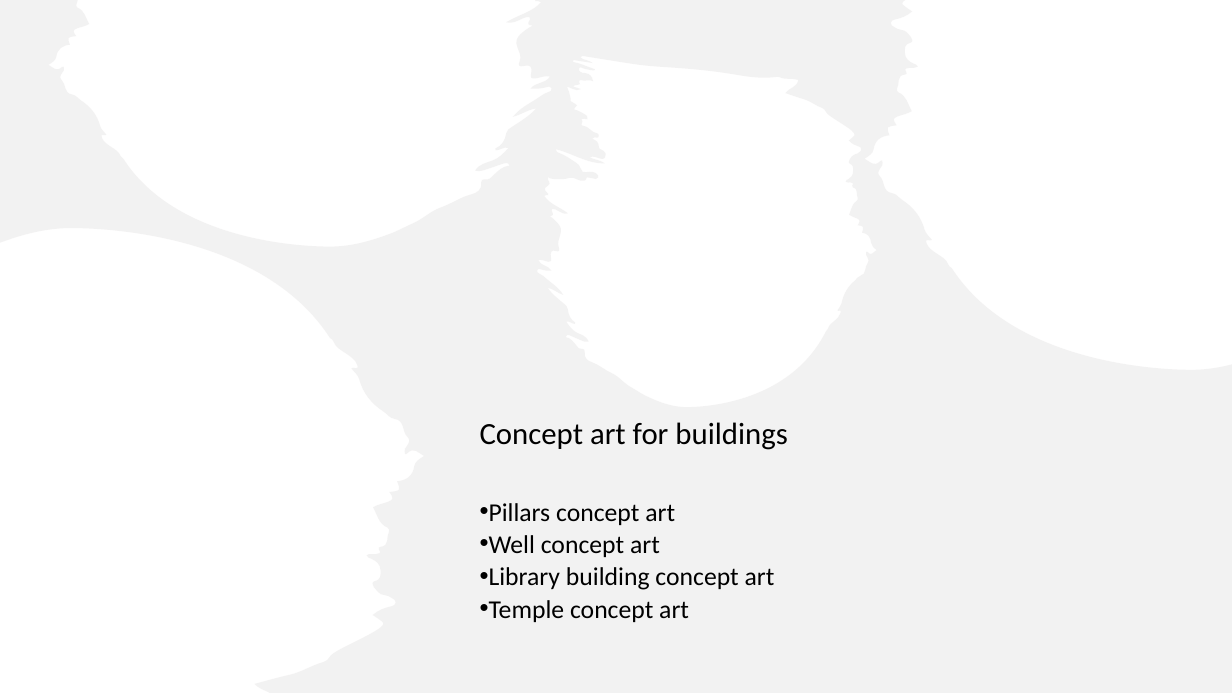
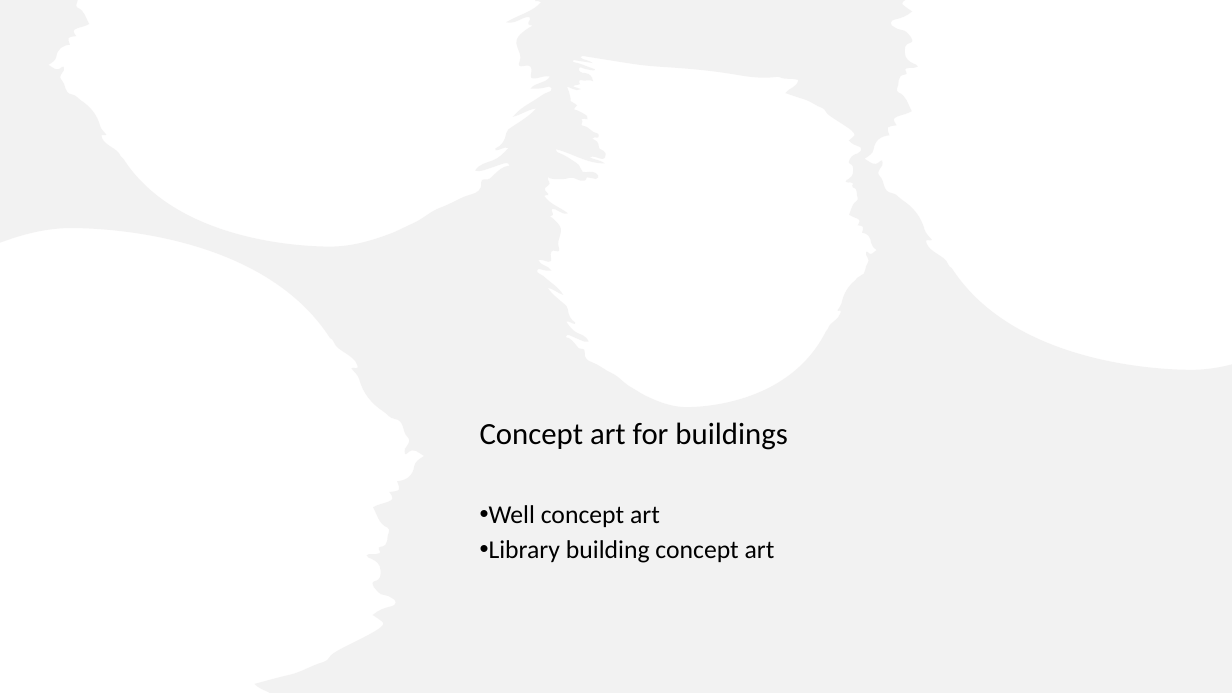
Before and after one commit to damola9162/prac-1-assessment, a slide deck: slide 2 of Assessment.pptx. Drawn at 1232x693 pixels with LibreOffice and Linux fonts; fonts in the diff are those of the drawing; background and template pictures are left out. Boxes give left, top, right and bottom in pixels: in the first picture for what was removed or moved away, otherwise in the second. Text is boxed around its words. In the diff, an @@ line names an element or a change of style, - is before the commit and + after.

```diff
--- a/Assessment.pptx
+++ b/Assessment.pptx
@@ text "Well concept art" at [489,505,775,563]: line spacing 0.8 to 0.9 @@
@@ text at [489,503,675,525]: paragraph removed @@
-• Pillars concept art
@@ text at [489,600,689,622]: paragraph removed @@
-• Temple concept art
```
Also in this commit, not shown: 1 other slide changed, 4 slides added, 1 slide removed, 1 other file.
